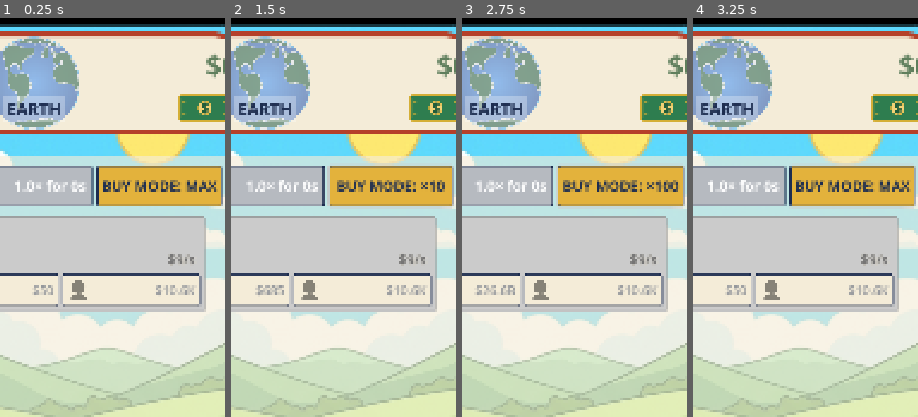
Above: before the commit, frames 1-4 (left to right).
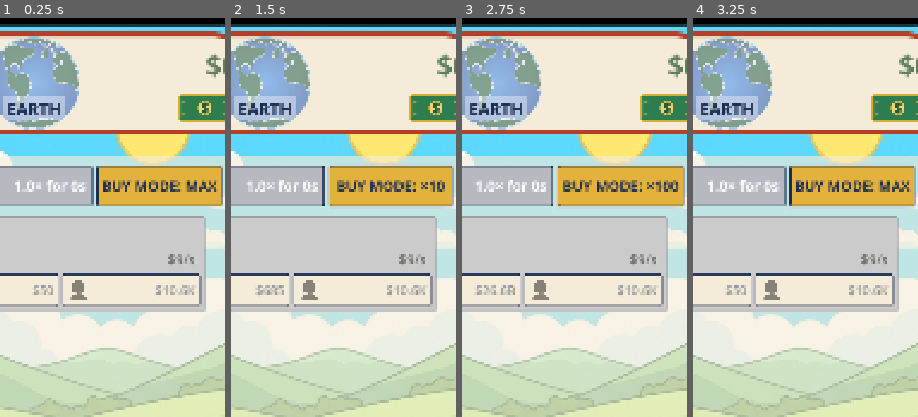
Above: after the commit, the same moments.

Repository: TimGoergen/american-tycoon
Game: Godot game, scene res://Main.tscn
The game is run twice, just before and just after one commit, with the same random seed, the same clock (stepped at 60 frames per second) and the same inputs.
Inputs:
- Up to frame 1 (0.25 s): no input
- Up to frame 2 (1.5 s): click "BUY MODE: MAX" at 0.5 s; click "BUY MODE: ×1" at 1.25 s
- Up to frame 3 (2.75 s): click "BUY MODE: ×10" at 2 s
- Up to frame 4 (3.25 s): click "BUY MODE: ×100" at 2.75 s
The pictures show only the part of the screen within x 42-92%, y 0-50%; the shares and areas given below are measured in that part.

The runs differ from the first frame. In frame 1, 0.1% of the frame differs, in the area x 3-27%, y 25-27%; in frame 2, 0.1%; in frame 3, 0.1%; in frame 4, 0.1%.

Commit message:
Civilization name backing: alpha 95, height-only 15% scale
Bump the backing plate to alpha 95/255 and scale only its height (0.85), keeping full name+padding width. (These tweaks had been left uncommitted, so earlier alpha changes never reached a build.)

Co-Authored-By: Claude Opus 4.8 <noreply@anthropic.com>

Claude-Session: https://claude.ai/code/session_01WxVCyzQ6nqDT1WeDAswgPb

Diff:
--- a/game/scripts/ui/HeroStat.gd
+++ b/game/scripts/ui/HeroStat.gd
@@ -128,10 +128,13 @@
 ## the name text — so the name stays legible over the busy globe (Tim, 2026-07-01). Sized slightly
 ## larger than the name each frame in _layout_labels.
 var _epoch_name_backing: ColorRect
-## Alpha of that backing (Tim asked for "alpha 75" on the 0–255 scale) and how far it extends past
+## Alpha of that backing (Tim asked for "alpha 95" on the 0–255 scale) and how far it extends past
 ## the name on each side — only a small margin so the plate hugs the word.
-const EPOCH_BACKING_ALPHA := 75.0 / 255.0
+const EPOCH_BACKING_ALPHA := 95.0 / 255.0
 const EPOCH_BACKING_PAD := Vector2(8, 4)
+## Vertical-only scale of the backing about the name's center — 0.85 shrinks the plate's HEIGHT 15%
+## while its width stays at the name + padding (Tim, 2026-07-01).
+const EPOCH_BACKING_SCALE := 0.85
 
 # Frenzy glow: while a burn is active the ticket pulses toward red to signal the
 # accelerated state. Subtle — navy numerals stay readable over the tint.
@@ -429,10 +432,14 @@
 		icon_baseline_y - _epoch_label.size.y
 	)
 
-	# The faint white backing tracks the name: same center, extended by EPOCH_BACKING_PAD on every
-	# side so it sits slightly larger than the text.
-	_epoch_name_backing.size = _epoch_label.size + EPOCH_BACKING_PAD * 2.0
-	_epoch_name_backing.position = _epoch_label.position - EPOCH_BACKING_PAD
+	# The faint white backing tracks the name: full name-plus-padding WIDTH, but its HEIGHT is
+	# scaled by EPOCH_BACKING_SCALE. Kept centered on the name.
+	var backing_size := Vector2(
+		_epoch_label.size.x + EPOCH_BACKING_PAD.x * 2.0,
+		(_epoch_label.size.y + EPOCH_BACKING_PAD.y * 2.0) * EPOCH_BACKING_SCALE
+	)
+	_epoch_name_backing.size = backing_size
+	_epoch_name_backing.position = _epoch_label.position + _epoch_label.size / 2.0 - backing_size / 2.0
 
 
 ## The mild flash: lift the panel's brightness for an instant, then ease it back
